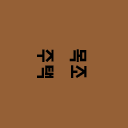
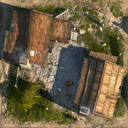
Before/after of a 128×128 layered artwork. What changed in the layer stack:
added layer "레이어 3" in group "목조주택" over (x1=0, y1=0, x2=128, y2=128)
